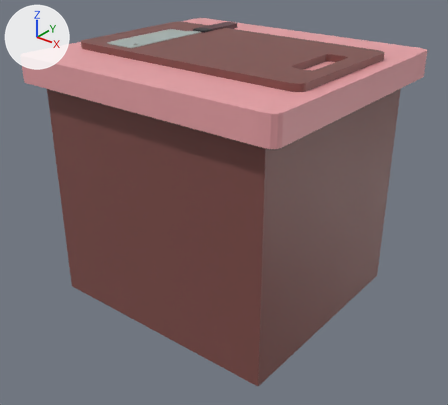
The FBX model Assets/Cenário/Casas/Casa Bruxa/Bancadas/BancadaCortar 1.fbx: old version first, new version second.
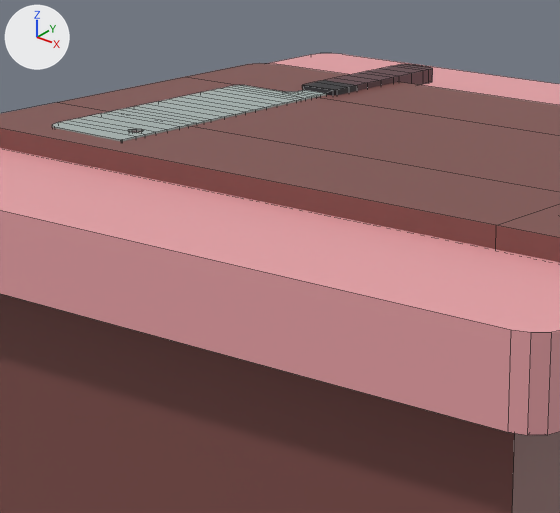
Each version is shown whole from a 50 mm camera at (4.694, -2.91, 2.41) aimed at (2.43, -0.081, 0.656), then close up on the part from 20% to 63% of the width and 0% to 43% of the height. The lights are fixed; the arrows at upper left show +X, +Y and +Z. The close-ups show mesh edges as thin lines. Where no turn or scale is listed for an object, it has been applied to the vertices.
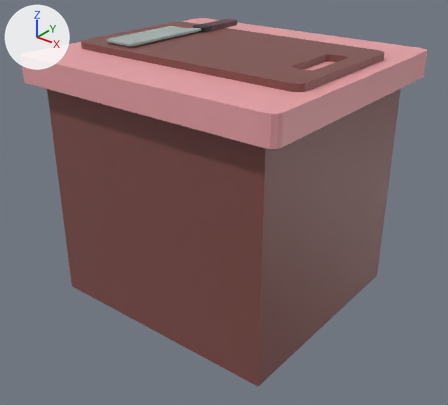
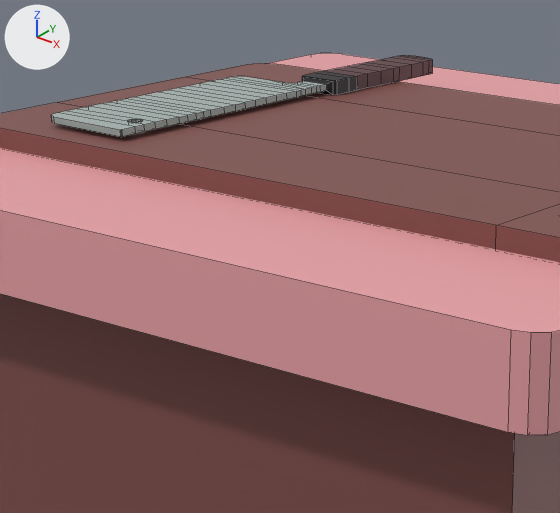
The newer file is also turned or shifted as a whole; pictures and numbers use the older file's frame.

Boxes [x1, y1, x2, y2] around the edits, measured in the close-ups (560 x 513 px):
'Cube.025', added: after [51, 55, 433, 137]
'Vert.002', deleted: before [52, 64, 433, 142]

What the commit changed:
Mesh me_cube_037 is new.
It has 200 vertices, 185 faces and spans x -0.205..0.047, y -0.99..0.0, z -0.015..0.015.
It uses material mat_material (picture img_octo80_32x_png).
Object 'Vert.002' (ob_vert_002) is deleted.
Object 'Cube.025' (ob_cube_025) is new; it shows me_cube_037.
Its location is (1.99, 0.572, 1.662).
